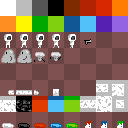
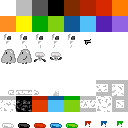
Layered file, before and after one edit (128 × 128). Changes by layer:
hid group "BgGrid" (2 layers) over left=0, top=32, right=128, bottom=128
